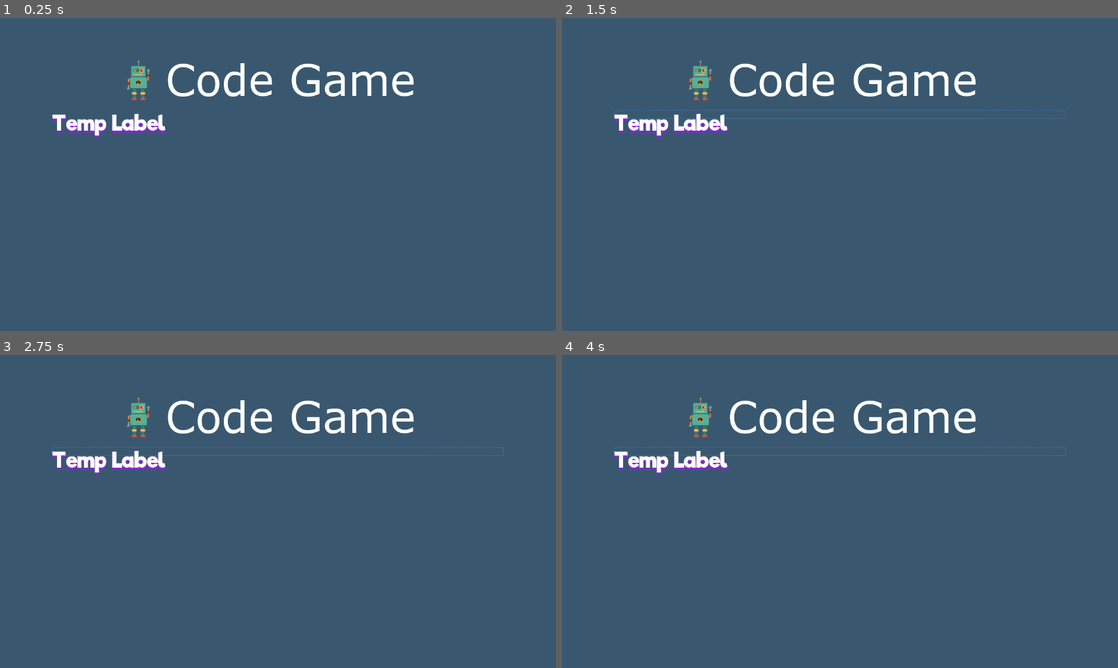
Above: before the commit, frames 1-4 (two rows, left to right).
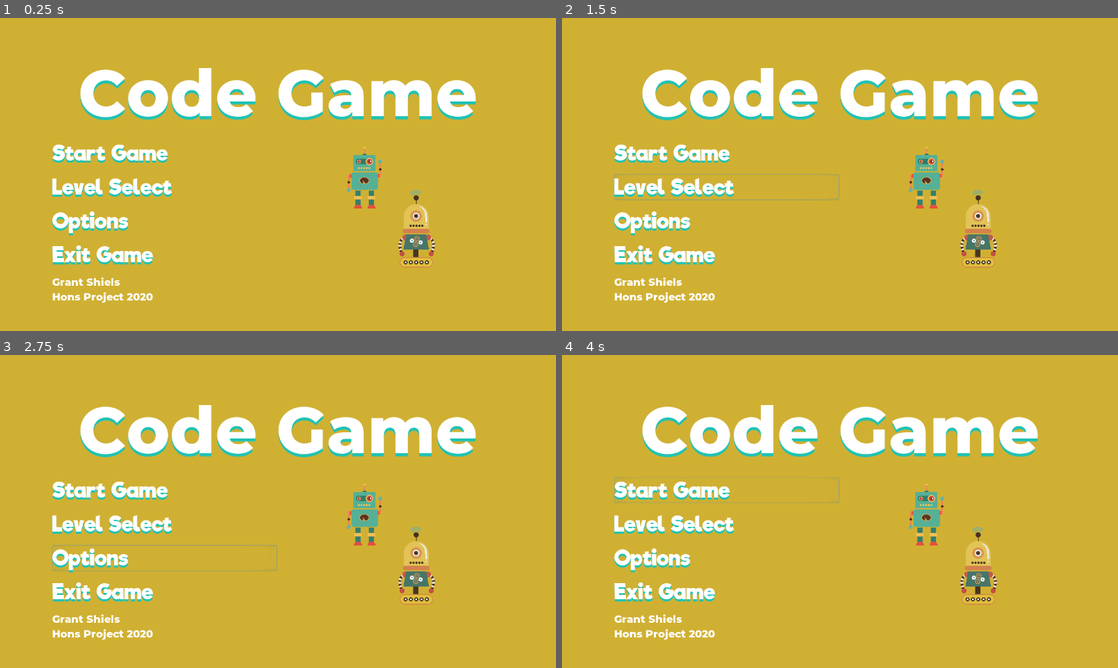
Above: after the commit, the same moments.

Repository: GrantShiels/2D-Game
Game: Godot game, scene res://src/interface/title_screen/TitleScreen.tscn
The game is run twice, just before and just after one commit, with the same random seed, the same clock (stepped at 60 frames per second) and the same inputs. The project has no main scene, so this scene is started directly.
Inputs (mouse positions are in pixels of both pictures, inside the frame that each line leads up to):
- Up to frame 1 (0.25 s): no input
- Up to frame 2 (1.5 s): click (840, 115) at 0.5 s, where only the run before the commit has a clickable "Temp Label"; click (728, 187) at 1.25 s, where only the run after the commit has a clickable "Level Select"
- Up to frame 3 (2.75 s): click (166, 558) at 2 s, where only the run after the commit has a clickable "Options"
- Up to frame 4 (4 s): click (728, 489) at 2.75 s, where only the run after the commit has a clickable "Start Game"; click (728, 489) at 3.5 s, where only the run after the commit has a clickable "Start Game"

The runs differ from the first frame. In frame 1, 100% of the frame differs, in the area x 0-100%, y 0-100%; in frame 2, 100%; in frame 3, 100%; in frame 4, 100%.

Commit message:
Visualy Menu complete
Menu is visual finsihed, will need  minor touches when making the game look pretty

Diff:
--- a/assets/font_title.tres
+++ b/assets/font_title.tres
@@ -3,7 +3,7 @@
 [ext_resource path="res://assets/montserrat_extrabold.otf" type="DynamicFontData" id=1]
 
 [resource]
-size = 46
+size = 150
 use_mipmaps = true
 use_filter = true
 font_data = ExtResource( 1 )
--- a/project.godot
+++ b/project.godot
@@ -59,5 +59,5 @@
 
 [rendering]
 
-environment/default_clear_color=Color( 0.227451, 0.34902, 0.443137, 1 )
+environment/default_clear_color=Color( 0.819608, 0.694118, 0.2, 1 )
 environment/default_environment="res://default_env.tres"
--- a/src/interface/title_screen/TitleScreen.tscn
+++ b/src/interface/title_screen/TitleScreen.tscn
@@ -1,7 +1,12 @@
-[gd_scene load_steps=3 format=2]
+[gd_scene load_steps=8 format=2]
 
-[ext_resource path="res://assets/Title.png" type="Texture" id=1]
-[ext_resource path="res://src/interface/title_screen/buttons/MenuButton.tscn" type="PackedScene" id=2]
+[ext_resource path="res://assets/font_title.tres" type="DynamicFont" id=1]
+[ext_resource path="res://assets/font_default.tres" type="DynamicFont" id=2]
+[ext_resource path="res://assets/title-robots.png" type="Texture" id=3]
+[ext_resource path="res://src/interface/title_screen/buttons/Start Game.tscn" type="PackedScene" id=4]
+[ext_resource path="res://src/interface/title_screen/buttons/Level Select Button.tscn" type="PackedScene" id=5]
+[ext_resource path="res://src/interface/title_screen/buttons/Options Button.tscn" type="PackedScene" id=6]
+[ext_resource path="res://src/interface/title_screen/buttons/Exit Game Button.tscn" type="PackedScene" id=7]
 
 [node name="TitleScreen" type="Control"]
 anchor_right = 1.0
@@ -19,22 +24,70 @@
 "_edit_use_anchors_": false
 }
 
-[node name="Logo" type="TextureRect" parent="Menu"]
+[node name="Title" type="Label" parent="Menu"]
 margin_right = 1040.0
-margin_bottom = 128.0
-texture = ExtResource( 1 )
-stretch_mode = 4
+margin_bottom = 184.0
+custom_fonts/font = ExtResource( 1 )
+custom_colors/font_color_shadow = Color( 0.133333, 0.764706, 0.705882, 1 )
+custom_constants/shadow_offset_x = 0
+custom_constants/shadow_offset_y = 7
+text = "Code Game"
+align = 1
+valign = 1
 
 [node name="Centre Row" type="HBoxContainer" parent="Menu"]
-margin_top = 132.0
+margin_top = 188.0
 margin_right = 1040.0
-margin_bottom = 560.0
+margin_bottom = 508.0
 size_flags_vertical = 3
 
 [node name="Buttons " type="VBoxContainer" parent="Menu/Centre Row"]
+margin_right = 518.0
+margin_bottom = 320.0
+size_flags_horizontal = 3
+size_flags_vertical = 3
+custom_constants/separation = 18
+alignment = 1
+
+[node name="Start Game Button" parent="Menu/Centre Row/Buttons " instance=ExtResource( 4 )]
+margin_top = 13.0
+margin_right = 518.0
+margin_bottom = 73.0
+
+[node name="Level Select Button" parent="Menu/Centre Row/Buttons " instance=ExtResource( 5 )]
+margin_top = 91.0
+margin_right = 518.0
+margin_bottom = 151.0
+
+[node name="Options Button" parent="Menu/Centre Row/Buttons " instance=ExtResource( 6 )]
+margin_top = 169.0
+margin_right = 518.0
+margin_bottom = 229.0
+rect_min_size = Vector2( 360, 60 )
+
+[node name="Exit Game Button" parent="Menu/Centre Row/Buttons " instance=ExtResource( 7 )]
+margin_top = 247.0
+margin_right = 518.0
+margin_bottom = 307.0
+
+[node name="CenterContainer" type="CenterContainer" parent="Menu/Centre Row"]
+margin_left = 522.0
 margin_right = 1040.0
-margin_bottom = 428.0
+margin_bottom = 320.0
 size_flags_horizontal = 3
 size_flags_vertical = 3
 
-[node name="New Button" parent="Menu/Centre Row/Buttons " instance=ExtResource( 2 )]
+[node name="Title Screen Image" type="TextureRect" parent="Menu/Centre Row/CenterContainer"]
+margin_left = 99.0
+margin_right = 419.0
+margin_bottom = 320.0
+texture = ExtResource( 3 )
+
+[node name="Details" type="Label" parent="Menu"]
+margin_top = 512.0
+margin_right = 1040.0
+margin_bottom = 577.0
+size_flags_vertical = 3
+custom_fonts/font = ExtResource( 2 )
+text = "Grant Shiels
+Hons Project 2020"
--- a/src/interface/title_screen/buttons/MenuButton.tscn
+++ b/src/interface/title_screen/buttons/MenuButton.tscn
@@ -9,6 +9,7 @@
 [node name="New Button" type="Button"]
 margin_right = 1040.0
 margin_bottom = 20.0
+rect_min_size = Vector2( 360, 60 )
 flat = true
 __meta__ = {
 "_edit_use_anchors_": false
@@ -18,7 +19,7 @@
 anchor_right = 1.0
 anchor_bottom = 1.0
 custom_fonts/font = SubResource( 1 )
-custom_colors/font_color_shadow = Color( 0.552941, 0.133333, 0.870588, 1 )
+custom_colors/font_color_shadow = Color( 0.133333, 0.764706, 0.705882, 1 )
 custom_constants/shadow_offset_x = 0
 custom_constants/shadow_offset_y = 5
 text = "Temp Label"
--- a/src/interface/title_screen/buttons/Options Button.tscn
+++ b/src/interface/title_screen/buttons/Options Button.tscn
@@ -3,6 +3,7 @@
 [ext_resource path="res://src/interface/title_screen/buttons/Level Select Button.tscn" type="PackedScene" id=1]
 
 [node name="Options Button" instance=ExtResource( 1 )]
+rect_min_size = Vector2( 0, 0 )
 
 [node name="Label" parent="." index="0"]
 text = "Options"
Binary file added: assets/title-robots.png
